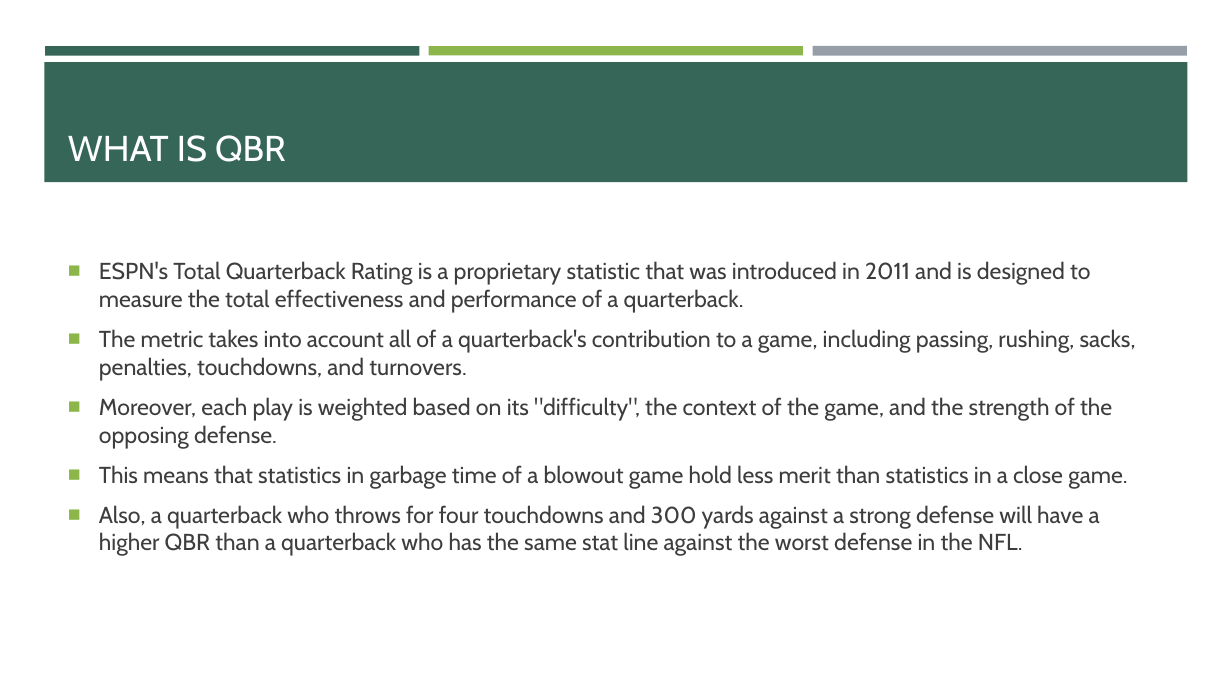
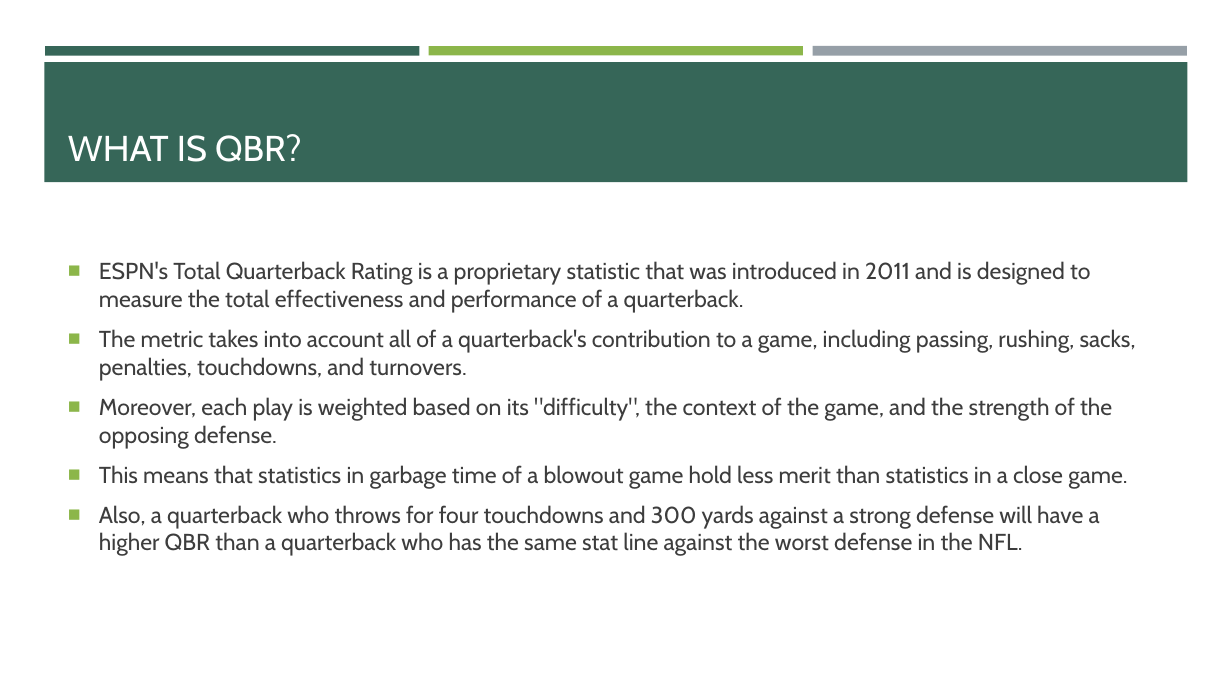
Before and after one commit to haverga/project_04, a slide deck: slide 2 of p4_slides.pptx. Drawn at 1232x693 pixels with LibreOffice and Linux fonts; fonts in the diff are those of the drawing. Boxes give left, top, right and bottom in pixels: in the first picture for what was removed or moved away, otherwise in the second. Text is boxed around its words. In the diff, an @@ line names an element or a change of style, - is before the commit and + after.

```diff
--- a/p4_slides.pptx
+++ b/p4_slides.pptx
@@ title at box(68, 134, 301, 162): text changed @@
-WHAT IS QBR
+WHAT IS QBR?
```
Also in this commit, not shown: 3 other slides changed, 4 slides removed.
